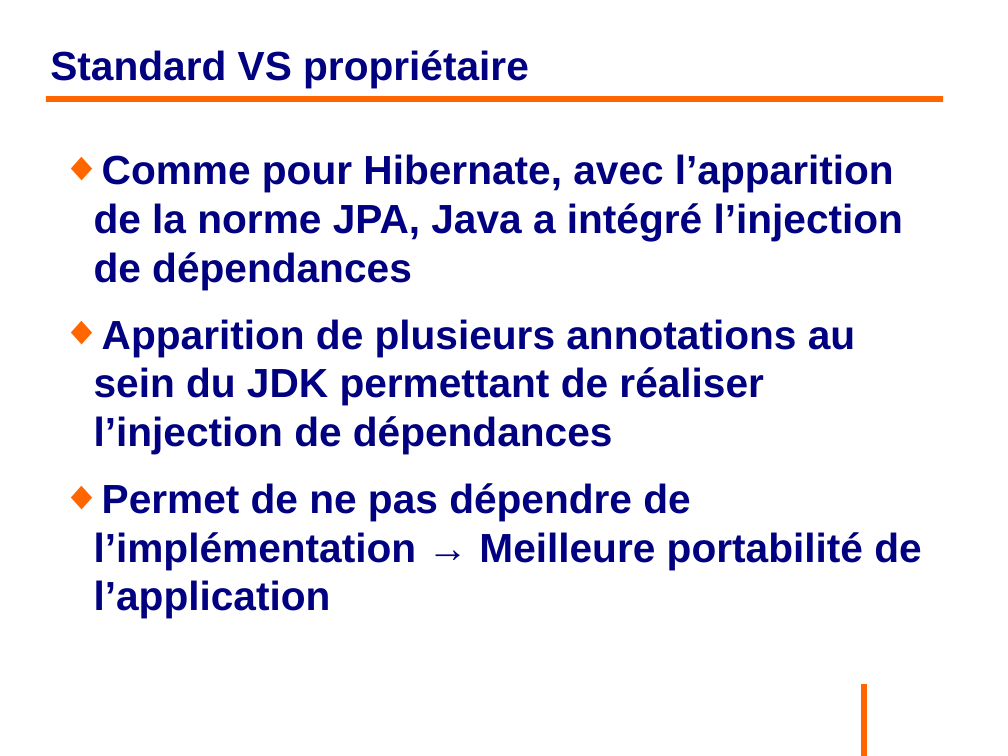
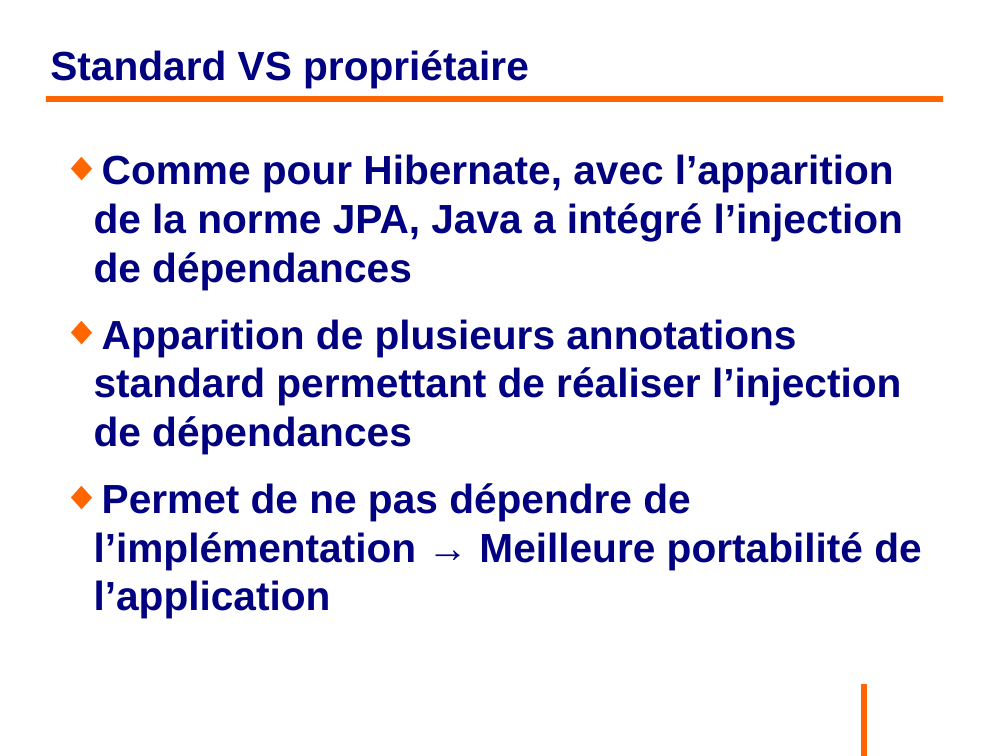
Before and after one commit to philphils/formation-spring, a slide deck: slide 100 of Documentation/diapo_formation_spring.odp. Drawn at 1008x756 pixels with LibreOffice and Linux fonts; fonts in the diff are those of the drawing; background and template pictures are left out. Boxes give left, top, right and bottom in pixels: in the first picture for what was removed or moved away, otherwise in the second. Text is boxed around its words. In the diff, an @@ line names an element or a change of style, - is before the commit and + after.

```diff
--- a/Documentation/diapo_formation_spring.odp
+++ b/Documentation/diapo_formation_spring.odp
@@ text at [94,319,901,454]: text changed @@
-◆ Apparition de plusieurs annotations au sein du JDK permettant de réaliser l’injection de dépendances
+◆ Apparition de plusieurs annotations standard permettant de réaliser l’injection de dépendances
```
Also in this commit, not shown: 1 other slide changed, 11 slides added.
